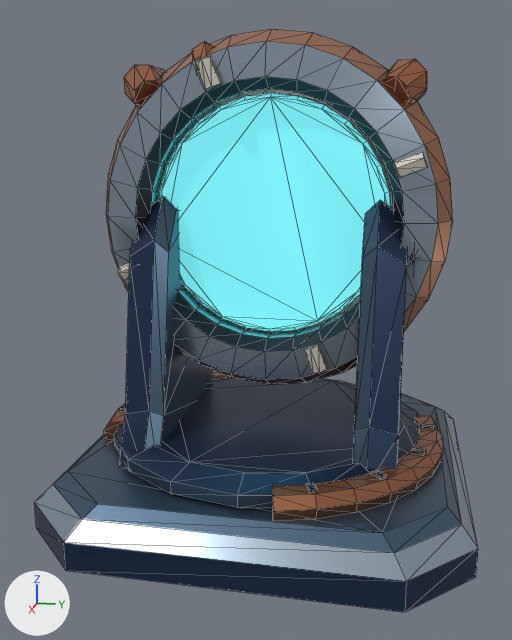
Two versions of the glTF model assets/models/optical-bench/filter.glb, one commit apart.
Rendered twice from a camera (50 mm lens) standing at (1.68, 0.294, 0.896) and looking at (0.029, -0.036, 0.484). Every picture has the same lights, and +X, +Y and +Z are marked at lower left. The first picture is the older version. Mesh edges are drawn as thin lines. Vertices at exactly the same position are counted once.

Before the edit, the objects in view are built like this:
```python
me_filter = bpy.data.meshes.new('filter')
me_filter.from_pydata(...)  # 906 vertices, 1716 faces; spans x -0.49..0.49, y -0.48..0.48, z 0.0..1.146
# faces by material slot: [372, 210, 220, 98, 476, 112, 164, 64]
me_filter.materials.append(mat_carbon_recess)
me_filter.materials.append(mat_anodized_cobalt)
me_filter.materials.append(mat_diamond_cut_edges)
me_filter.materials.append(mat_brushed_titanium)
me_filter.materials.append(mat_copper_ferrule)
me_filter.materials.append(mat_optical_coating)
me_filter.materials.append(mat_glow)
me_filter.materials.append(mat_satin_porcelain)
ob_filter = bpy.data.objects.new('filter', me_filter)
ob_filter.location = (0.0, 0.0, 0.0)
```
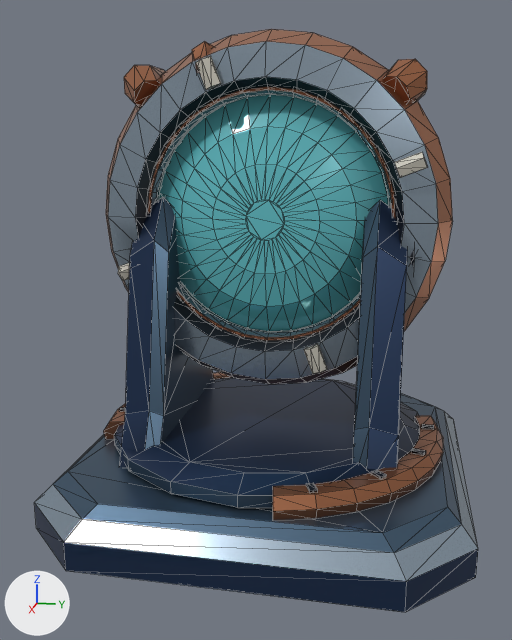
The change, as JSON lines over the scene's bpy script:
```json
{"op": "add", "block": "mat_filter_doublet", "code": ["mat_filter_doublet = bpy.data.materials.new('Filter doublet')", "# nodes: BsdfPrincipled, Mix, OutputMaterial, VertexColor", "# colours: cyan #65c6ce, mixed with the vertex colours"]}
{"block": "me_filter", "where": "# used by ob_filter; location = (0.0, 0.0, 0.0)"}
{"op": "remove", "block": "me_filter", "code": "me_filter.from_pydata(...)  # 906 vertices, 1716 faces; spans x -0.49..0.49, y -0.48..0.48, z 0.0..1.146"}
{"op": "add", "block": "me_filter", "code": "me_filter.from_pydata(...)  # 1370 vertices, 2644 faces; spans x -0.49..0.49, y -0.48..0.48, z 0.0..1.146"}
{"block": "me_filter", "change": "me_filter part 1: the loose piece of 112 vertices spanning x -0.038..0.045, y -0.278..0.278, z 0.456..1.012 is rebuilt with 320 vertices and now spans x -0.106..0.106, y -0.28..0.28, z 0.454..1.014"}
{"block": "me_filter", "change": "me_filter part 2: a new loose piece of 128 vertices spanning x 0.05..0.075, y -0.302..0.302, z 0.432..1.036"}
{"block": "me_filter", "change": "me_filter part 3: 229 kept faces spanning x -0.154..0.202, y -0.331..0.354, z 0.288..1.08 get new vertex colours"}
{"block": "me_filter", "change": "other edits to the shape of me_filter do not show in these pictures"}
{"op": "remove", "block": "me_filter", "code": "me_filter.materials.append(mat_glow)"}
{"op": "add", "block": "me_filter", "code": "me_filter.materials.append(mat_filter_doublet)"}
```

What differs and where, as boxes [x1, y1, x2, y2] in the pictures (512 x 640 px):
```json
{"part": 1, "of": "me_filter", "change": "rebuilt", "before": [159, 93, 391, 332], "after": [159, 94, 389, 332]}
{"part": 2, "of": "me_filter", "change": "added", "after": [148, 87, 395, 340]}
{"part": 3, "of": "me_filter", "change": "recoloured", "before": [140, 77, 403, 351], "after": [140, 77, 403, 351]}
```
